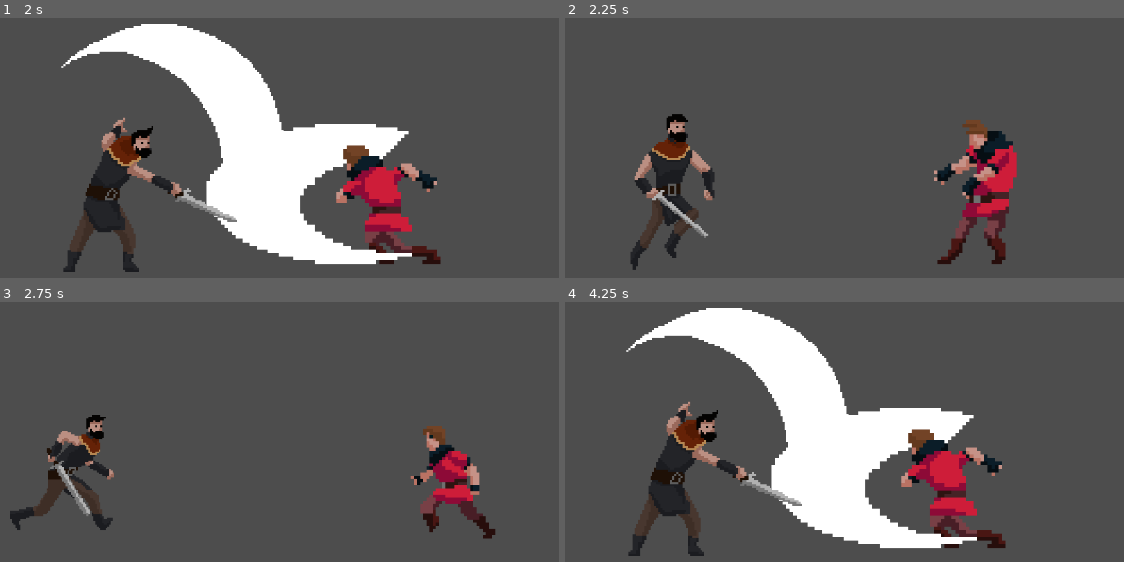
Above: before the commit, frames 1-4 (two rows, left to right).
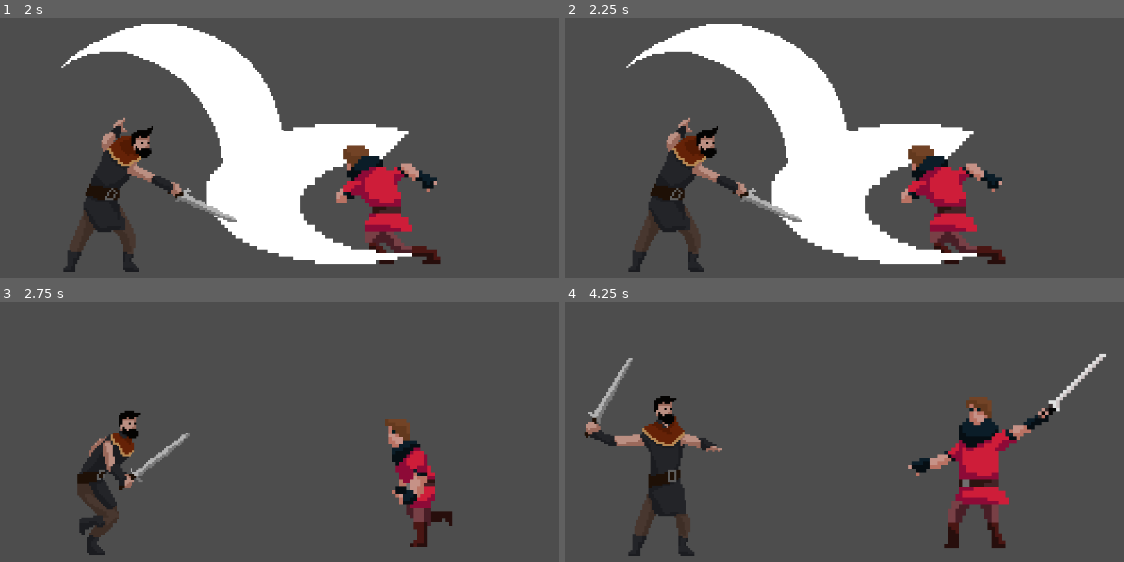
Above: after the commit, the same moments.

Repository: milana-94888u/you_are_a_weapon_now
Game: Godot game, scene res://src/arena/arena.tscn
Two runs of this game, one before a commit and one after it. Both use one fixed random seed, a clock stepped at 60 frames per second and the inputs below.
Inputs:
- Up to frame 1 (2 s): no input
- Up to frame 2 (2.25 s): tap Enter at 2 s
- Up to frame 3 (2.75 s): no input
- Up to frame 4 (4.25 s): no input

Frame 1 is identical in both runs. In frame 2, 28% of the frame differs, in the area x 10-81%, y 2-98%; in frame 3, 9.6%; in frame 4, 29%, in the area x 3-97%, y 2-98%.

Commit message:
add minigames preset

Diff:
--- a/src/arena/arena.gd
+++ b/src/arena/arena.gd
@@ -8,6 +8,7 @@
 # Animation loop
 func _on_animation_player_animation_finished(anim_name: StringName) -> void:
 	if anim_name == "clash_swords":
+		await get_tree().create_timer(1).timeout
 		$AnimationPlayer.play("clash_swords_player_win")
 	elif anim_name == "clash_swords_player_win":
 		$AnimationPlayer.play("clash_swords")
--- a/src/arena/arena.tscn
+++ b/src/arena/arena.tscn
@@ -6,7 +6,7 @@
 
 [sub_resource type="Animation" id="Animation_q02qm"]
 resource_name = "clash_swords"
-length = 2.0
+length = 1.3
 tracks/0/type = "value"
 tracks/0/imported = false
 tracks/0/enabled = true
@@ -408,13 +408,11 @@
 script = ExtResource("1_472gy")
 
 [node name="Enemy" parent="." instance=ExtResource("3_ujowl")]
-position = Vector2(404, 0)
-animation = &"hit"
+position = Vector2(504, 0)
 flip_h = true
 
 [node name="Player" parent="." instance=ExtResource("1_01btu")]
-position = Vector2(148, 120)
-animation = &"jump"
+position = Vector2(48, 120)
 
 [node name="Camera2D" type="Camera2D" parent="."]
 position = Vector2(576, 324)
--- a/src/enemy/enemy.tscn
+++ b/src/enemy/enemy.tscn
@@ -6,6 +6,6 @@
 texture_filter = 1
 scale = Vector2(4.32, 4.32)
 sprite_frames = ExtResource("1_7gqyj")
-animation = &"idle"
+animation = &"attack2"
 speed_scale = 2.0
 centered = false
--- /dev/null
+++ b/src/minigames/elastic_sword.gdshader
@@ -0,0 +1,12 @@
+shader_type canvas_item;
+
+uniform float rotation = 0.0;
+uniform vec2 rotation_offset = vec2(0.5);
+
+void fragment() {
+  float rotation_anchored = rotation * (1.0 - UV.y);
+  mat2 rotation_mat = mat2(vec2(cos(rotation_anchored), sin(rotation_anchored)), vec2(-sin(rotation_anchored), cos(rotation_anchored)));
+  vec2 centered_uv = UV - rotation_offset;
+  vec2 rotated_uv = centered_uv * rotation_mat;
+  COLOR = texture(TEXTURE, rotated_uv + rotation_offset);
+}
--- /dev/null
+++ b/src/minigames/sword_bending_minigame.gd
@@ -0,0 +1,22 @@
+extends Control
+class_name Minigame
+
+
+var sword_rotation := 0.0
+var rotation_clockwise := false
+
+
+enum GameResult {VICORY, DEFEAT, DRAW}
+
+
+signal game_end(result: GameResult)
+
+
+func _process(delta: float) -> void:
+	if rotation_clockwise:
+		sword_rotation += delta
+	else:
+		sword_rotation -= delta
+	if rotation_clockwise and sword_rotation >= 0.3 or (not rotation_clockwise) and sword_rotation <= -0.3:
+		rotation_clockwise = not rotation_clockwise
+	($TextureRect.material as ShaderMaterial).set_shader_parameter("rotation", sword_rotation)
--- /dev/null
+++ b/src/minigames/sword_bending_minigame.tscn
@@ -0,0 +1,27 @@
+[gd_scene load_steps=5 format=3 uid="uid://b6s6tc3k4sstn"]
+
+[ext_resource type="Script" path="res://src/minigames/sword_bending_minigame.gd" id="1_8hcvr"]
+[ext_resource type="Texture2D" uid="uid://ba8dhgdibqrl5" path="res://assets/sprites/weapons/Sword01.png" id="2_jgr5m"]
+[ext_resource type="Shader" path="res://src/minigames/elastic_sword.gdshader" id="2_vnjm6"]
+
+[sub_resource type="ShaderMaterial" id="ShaderMaterial_v1425"]
+shader = ExtResource("2_vnjm6")
+shader_parameter/rotation = 10.0
+shader_parameter/rotation_offset = Vector2(0.5, 0.5)
+
+[node name="SwordBendingMinigame" type="Control"]
+layout_mode = 3
+anchors_preset = 15
+anchor_right = 1.0
+anchor_bottom = 1.0
+grow_horizontal = 2
+grow_vertical = 2
+script = ExtResource("1_8hcvr")
+
+[node name="TextureRect" type="TextureRect" parent="."]
+texture_filter = 1
+material = SubResource("ShaderMaterial_v1425")
+layout_mode = 0
+offset_right = 648.0
+offset_bottom = 648.0
+texture = ExtResource("2_jgr5m")
Not shown, added: assets/sprites/weapons/Spear01.png.import
Binary file added: assets/sprites/weapons/Sword01.png
Not shown, added: assets/sprites/weapons/Sword01.png.import
Not shown, added: assets/sprites/weapons/source.txt
